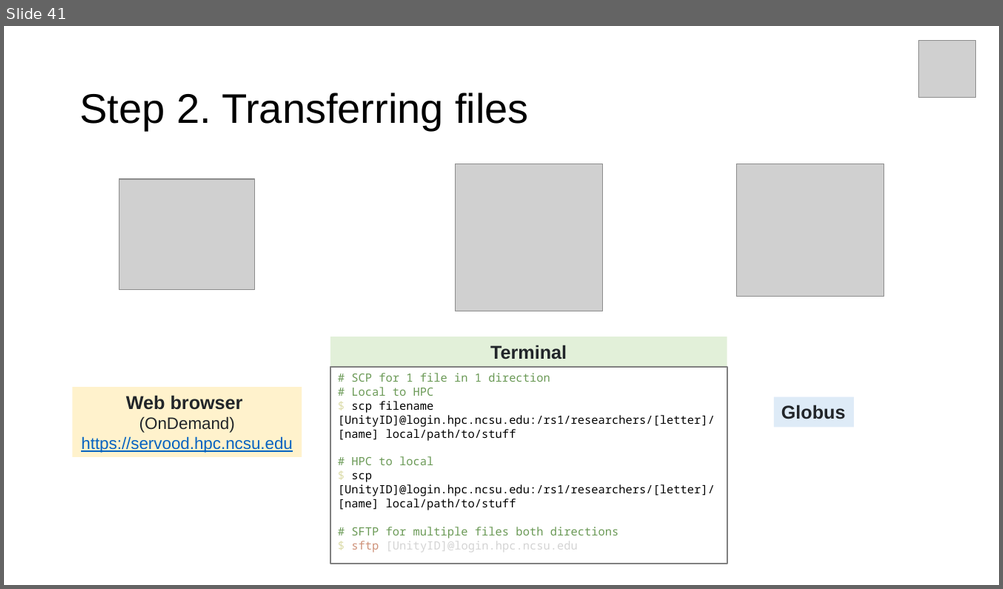
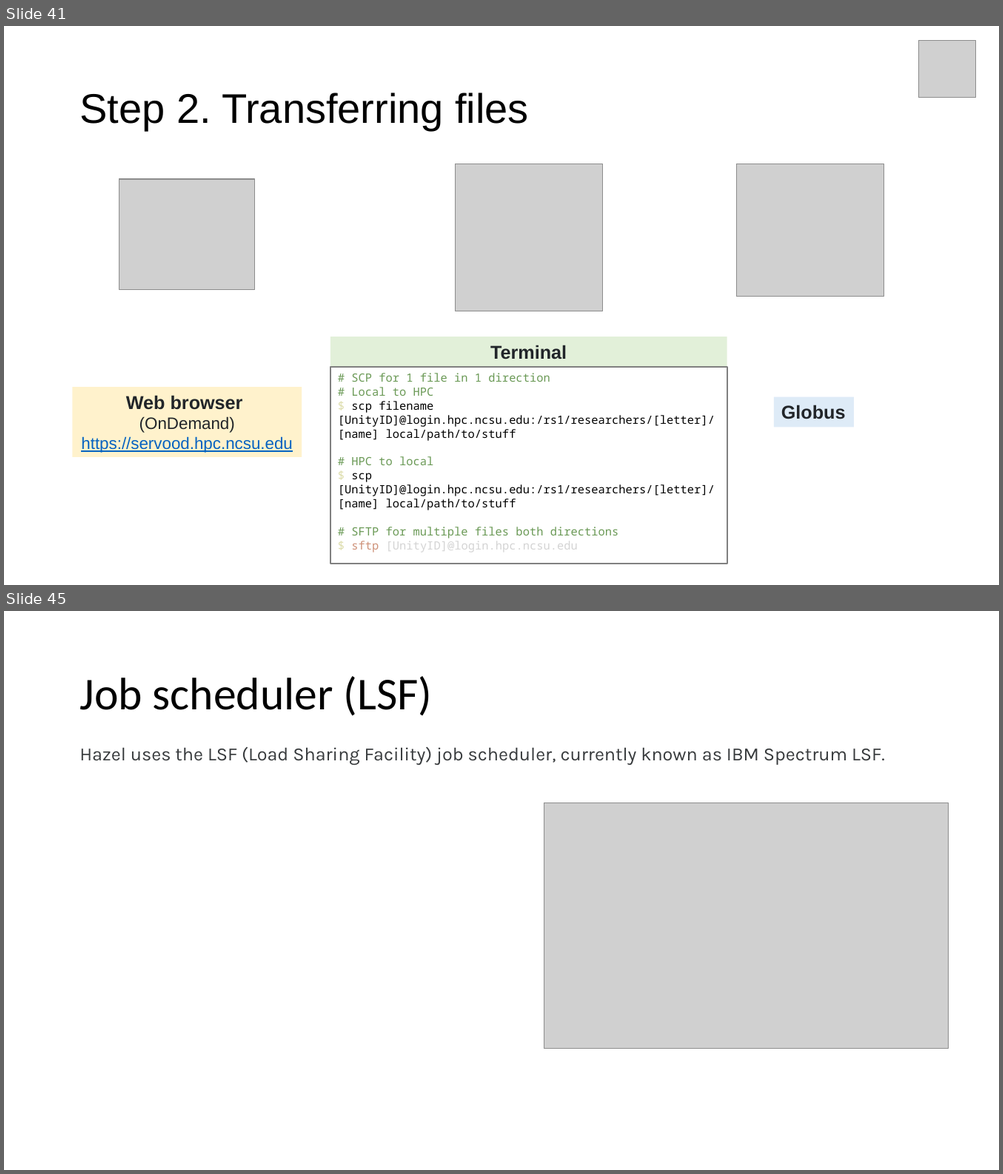
Before and after one commit to hurwitzlab/brc_hazel_training, a slide deck: slides/brc_hazel_0001.pptx. Shown one above the other, each under a label of ours: slide 41 before the commit, slides 41 and 45 after it; the slides between them are not shown. The pictures are 1003x589 and 1003x1174 pixels, drawn with LibreOffice and Linux fonts; fonts in the diff are those of the drawing; grey boxes stand for pictures. Boxes give left, top, right and bottom in pixels: in the first picture for what was removed or moved away, otherwise in the second. Text is boxed around its words. In the diff, an @@ line names an element or a change of style, - is before the commit and + after.

```diff
--- a/slides/brc_hazel_0001.pptx
+++ b/slides/brc_hazel_0001.pptx
@@ slide 45 added at [4, 611, 999, 1170], background #FFFFFF @@
@@ title added at [79, 676, 432, 716], 44 pt, text #000000 @@
+Job scheduler (LSF)
@@ text added at [79, 747, 885, 765], 18 pt, text #373A3C @@
+Hazel uses the LSF (Load Sharing Facility) job scheduler, currently known as IBM Spectrum LSF.
@@ picture added at [543, 803, 948, 1049] @@
```
Also in this commit, not shown: 7 slides changed, 1 other slide added, 8 slides removed, 14 other files.
